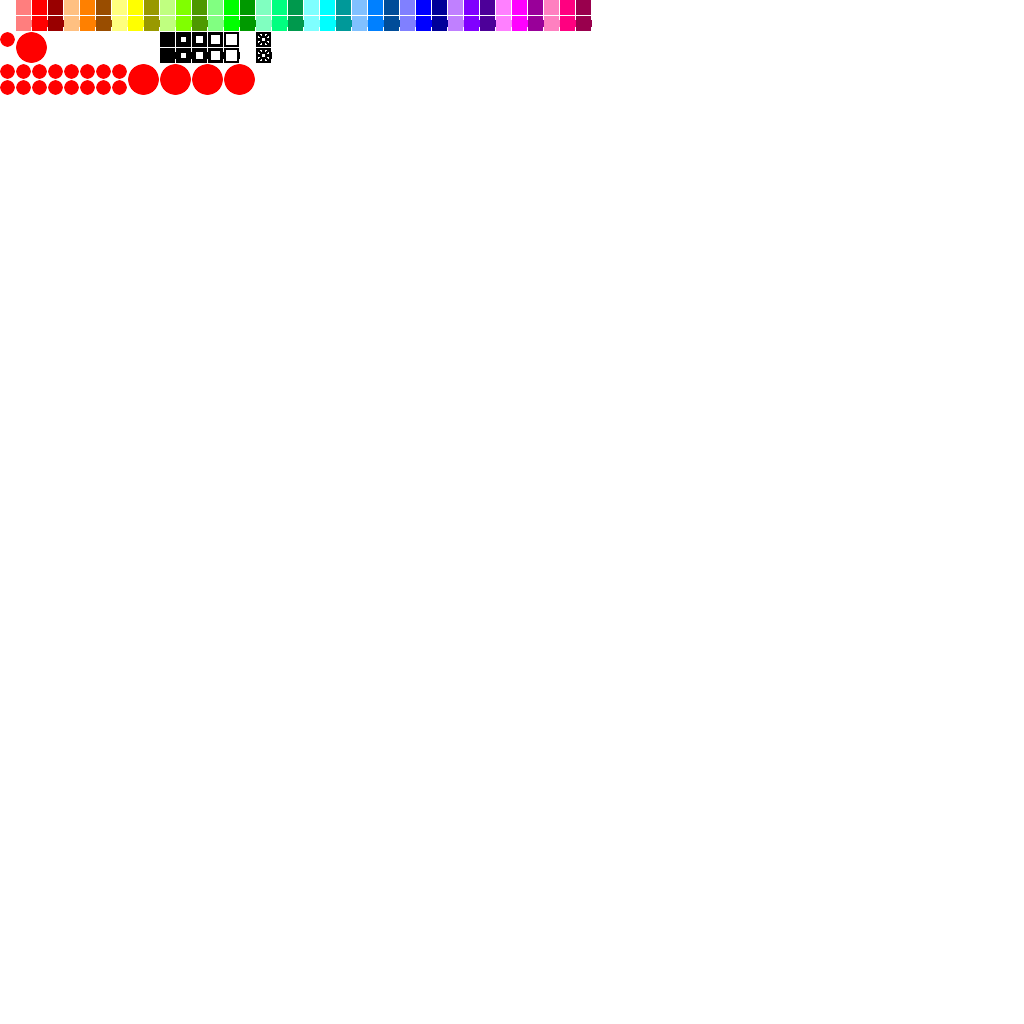
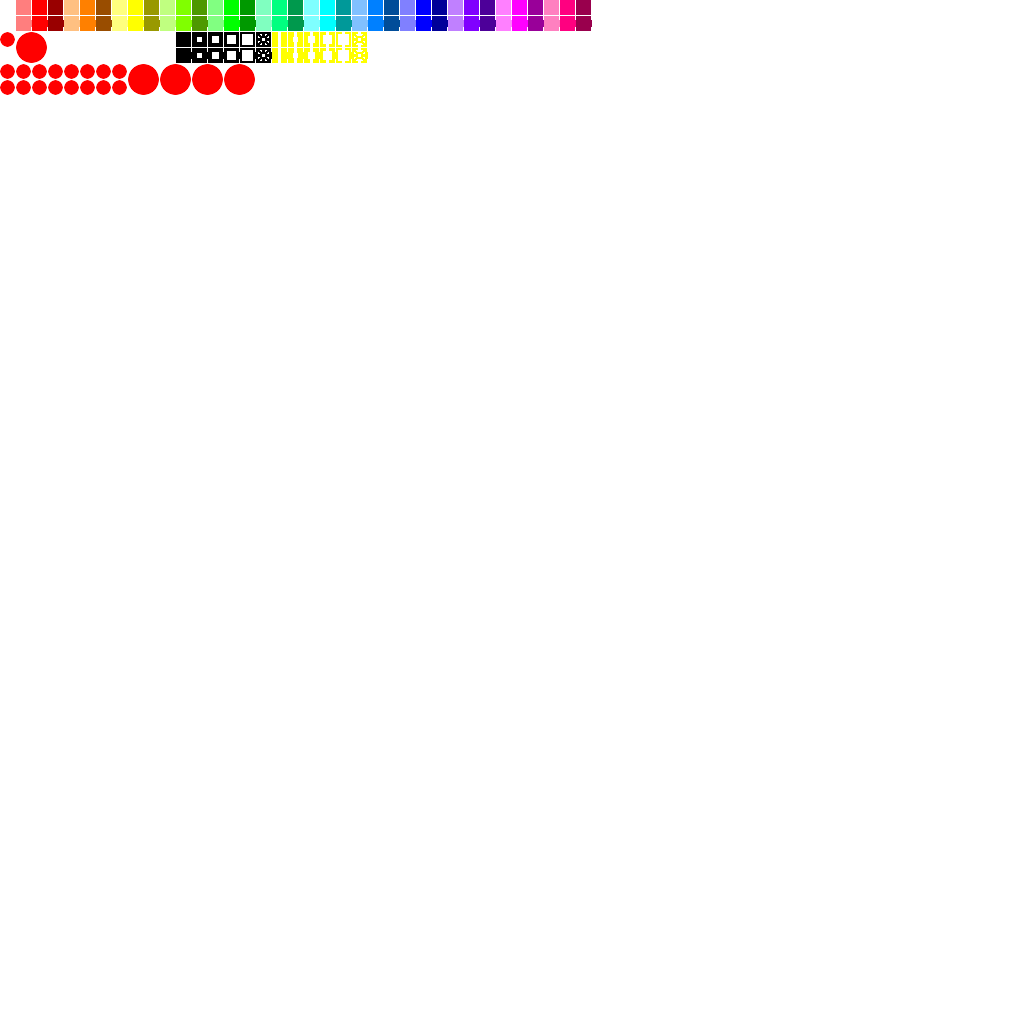
Comparing the layer stacks of the two 1024×1024 images. Changes:
painted on "背景" over (x1=160, y1=32, x2=368, y2=63)
